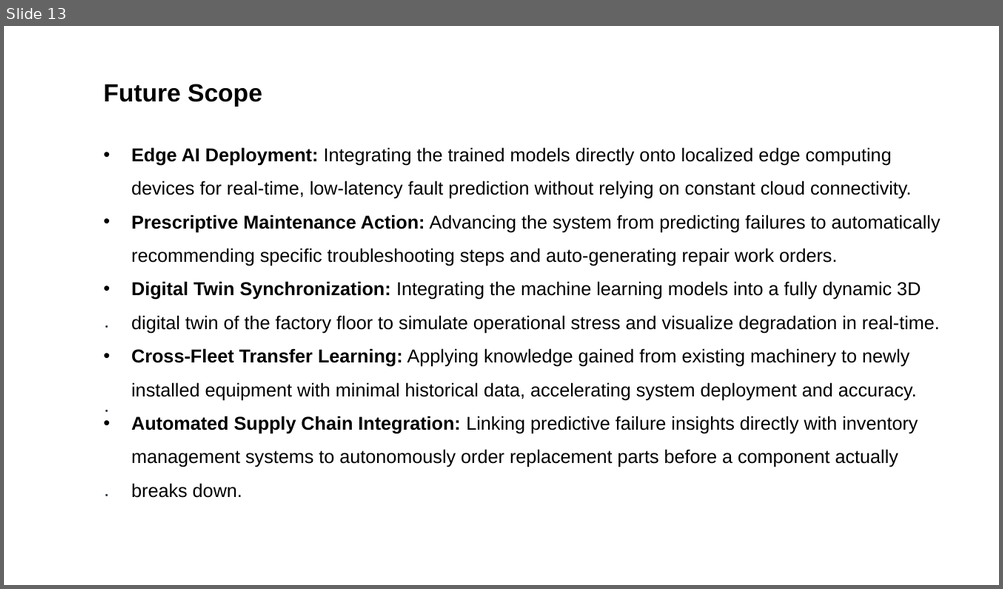
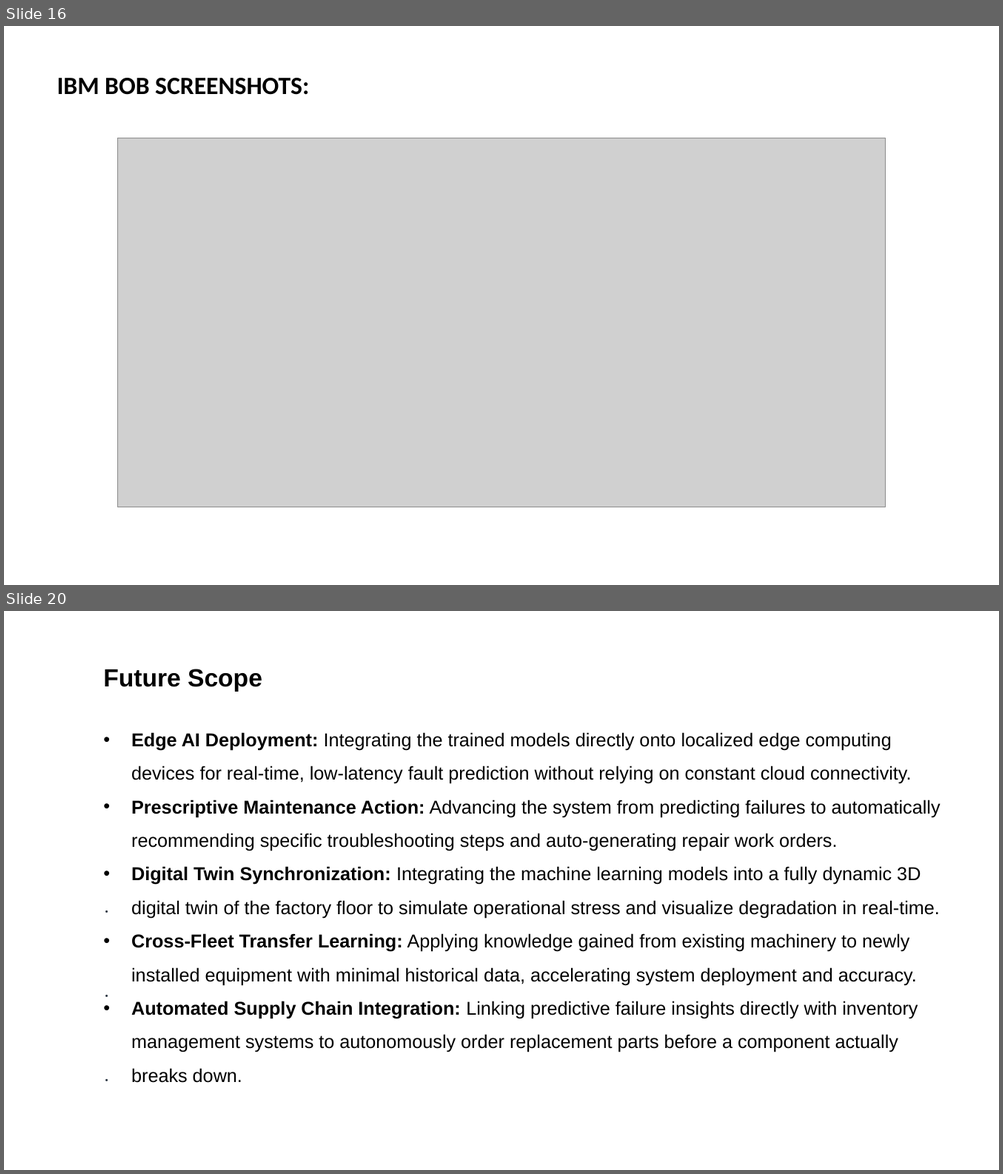
Before and after one commit to shubham20387/IBM-ML-project, a slide deck: ML_PROJECT_PPT.pptx. Shown one above the other, each under a label of ours: slide 13 before the commit, slides 16 and 20 after it; the slides between them are not shown. The pictures are 1003x589 and 1003x1174 pixels, drawn with LibreOffice and Linux fonts; fonts in the diff are those of the drawing; grey boxes stand for pictures. Boxes give left, top, right and bottom in pixels: in the first picture for what was removed or moved away, otherwise in the second. Text is boxed around its words. In the diff, an @@ line names an element or a change of style, - is before the commit and + after.

```diff
--- a/ML_PROJECT_PPT.pptx
+++ b/ML_PROJECT_PPT.pptx
@@ slide 16 added at [4,26,999,585], background #FFFFFF @@
@@ text added at [57,78,309,95], 24 pt, text #000000, bold @@
+IBM BOB SCREENSHOTS:
@@ picture added at [117,138,885,508] @@
@@ what was slide 13 is now slide 20 @@
```
Also in this commit, not shown: 2 slides changed, 9 other slides added, 1 slide removed.
